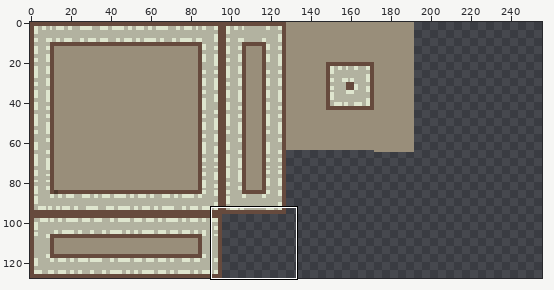
Sprite sheet: sprites/walls.png. The picture above shows the old version from afar; the outline marks the close-up.
Close-up. The starting point:
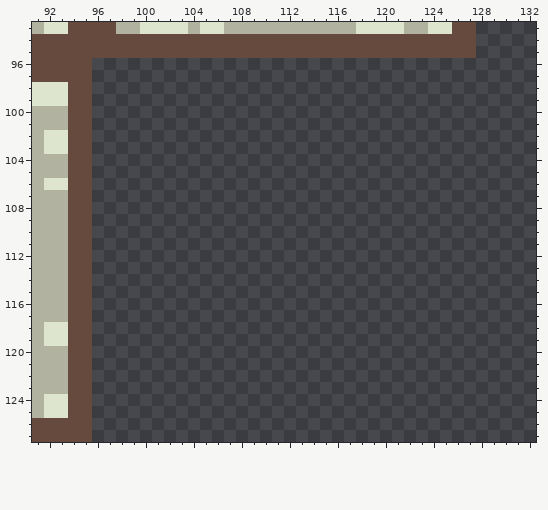
The file is 256x128 pixels. Shown: x 91..132, y 93..127. The commit also changed other parts of the picture, which this record leaves out.
After:
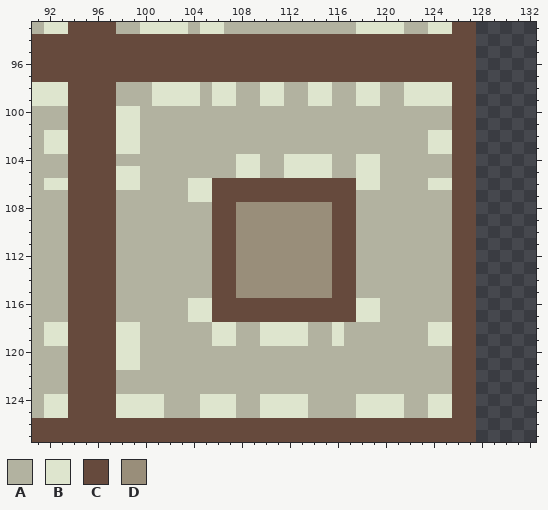
Palette (. is transparent): A #b2b2a0  B #dee5ce  C #664a3d  D #998e7a
Changes in this commit:
The author put colour A in rows 98 to 99 at x 98 to 100, 105, 108 to 109, 112 to 113, 116 to 117 and 120 to 121; in rows 100 to 101 at x 100 to 125; in rows 102 to 103 at x 100 to 123; in row 104 at x 98 to 107, 110 to 111, 116 to 117 and 120 to 125; in row 105 at x 100 to 107, 110 to 111, 116 to 117 and 120 to 125; in row 106 at x 100 to 103 and 120 to 123.
The author put colour A in row 107 at x 98 to 103 and 118 to 125; in rows 108 to 115 at x 98 to 105 and 118 to 125; in rows 116 to 117 at x 98 to 103 and 120 to 125; in rows 118 to 119 at x 100 to 105, 108 to 109, 114 to 115 and 117 to 123; in rows 120 to 121 at x 100 to 125; in rows 122 to 123 at x 98 to 125.
The author put colour A in rows 124 to 125 at x 102 to 104, 108 to 109, 114 to 117 and 122 to 123.
The author put colour B in rows 98 to 99 at x 101 to 104, 106 to 107, 110 to 111, 114 to 115, 118 to 119 and 122 to 125; in rows 100 to 101 at x 98 to 99; in rows 102 to 103 at x 98 to 99 and 124 to 125; in row 104 at x 108 to 109, 112 to 115 and 118 to 119; in row 105 at x 98 to 99, 108 to 109, 112 to 115 and 118 to 119; in row 106 at x 98 to 99, 104 to 105, 118 to 119 and 124 to 125.
The author put colour B in row 107 at x 104 to 105; in rows 116 to 117 at x 104 to 105 and 118 to 119; in rows 118 to 119 at x 98 to 99, 106 to 107, 110 to 113, 116 and 124 to 125; in rows 120 to 121 at x 98 to 99; in rows 124 to 125 at x 98 to 101, 105 to 107, 110 to 113, 118 to 121 and 124 to 125.
The author put colour C in rows 96 to 97 at x 96 to 127; in rows 98 to 105 at x 96 to 97 and 126 to 127; in rows 106 to 107 at x 96 to 97, 106 to 117 and 126 to 127; in rows 108 to 115 at x 96 to 97, 106 to 107, 116 to 117 and 126 to 127; in rows 116 to 117 at x 96 to 97, 106 to 117 and 126 to 127; in rows 118 to 125 at x 96 to 97 and 126 to 127.
The author put colour C in rows 126 to 127 at x 96 to 127.
The author put colour D in rows 108 to 115 at x 108 to 115.
Where, in picture pixels (left, top, right, bottom), the same in both close-ups:
added: (92, 58, 476, 442)
